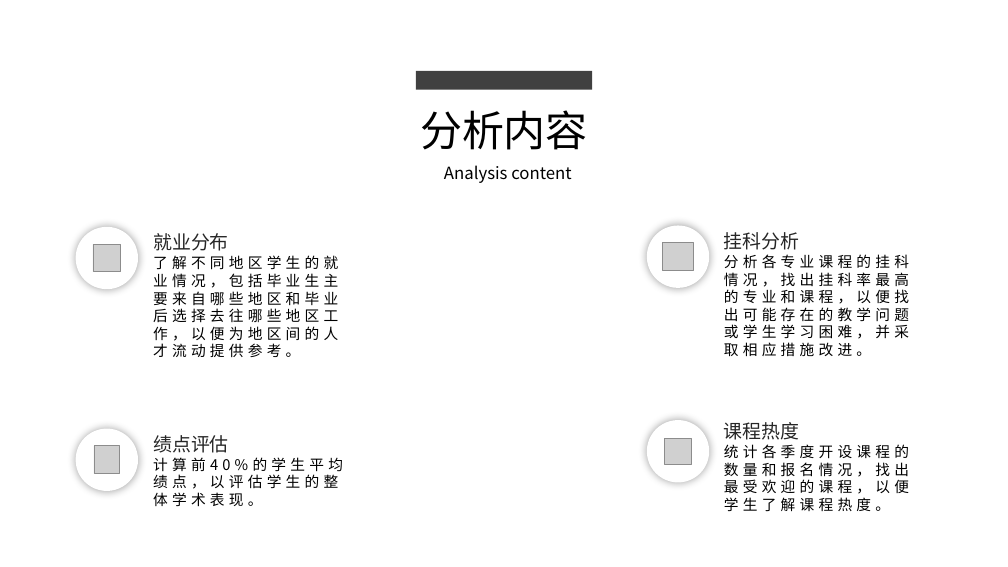
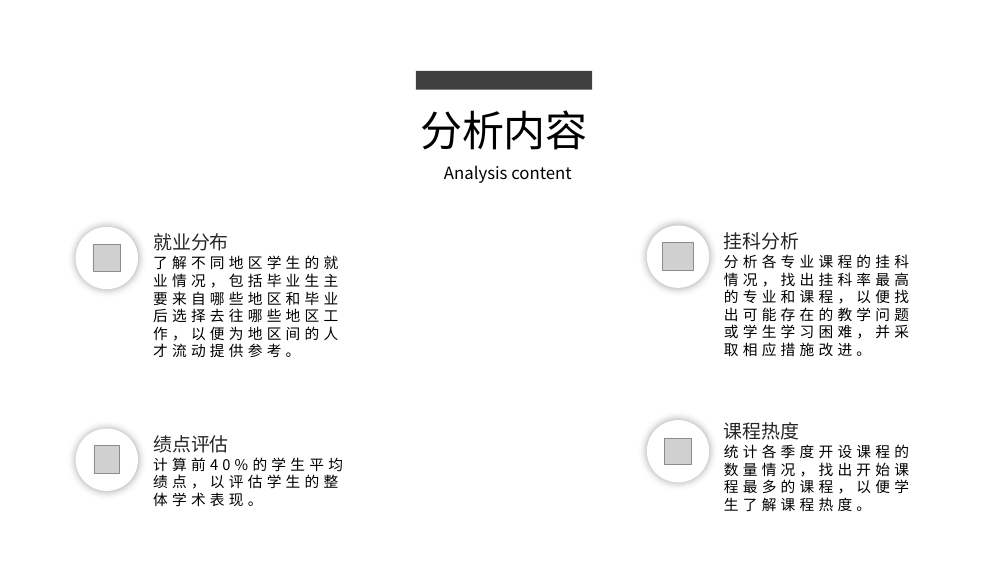
Before and after one commit to 1802024110/School-Assignment, a slide deck: slide 4 of BigData/分析.pptx. Drawn at 1008x567 pixels with LibreOffice and Linux fonts; fonts in the diff are those of the drawing; grey boxes stand for pictures. Boxes give left, top, right and bottom in pixels: in the first picture for what was removed or moved away, otherwise in the second. Text is boxed around its words. In the diff, an @@ line names an element or a change of style, - is before the commit and + after.

```diff
--- a/BigData/分析.pptx
+++ b/BigData/分析.pptx
@@ text at bbox=[724, 444, 909, 512]: text changed @@
-统计各季度开设课程的数量和报名情况，找出最受欢迎的课程，以便学生了解课程热度。
+统计各季度开设课程的数量情况，找出开始课程最多的课程，以便学生了解课程热度。
```
Also in this commit, not shown: 4 other slides changed, 2 slides added, 17 slides removed, 5 other files.
